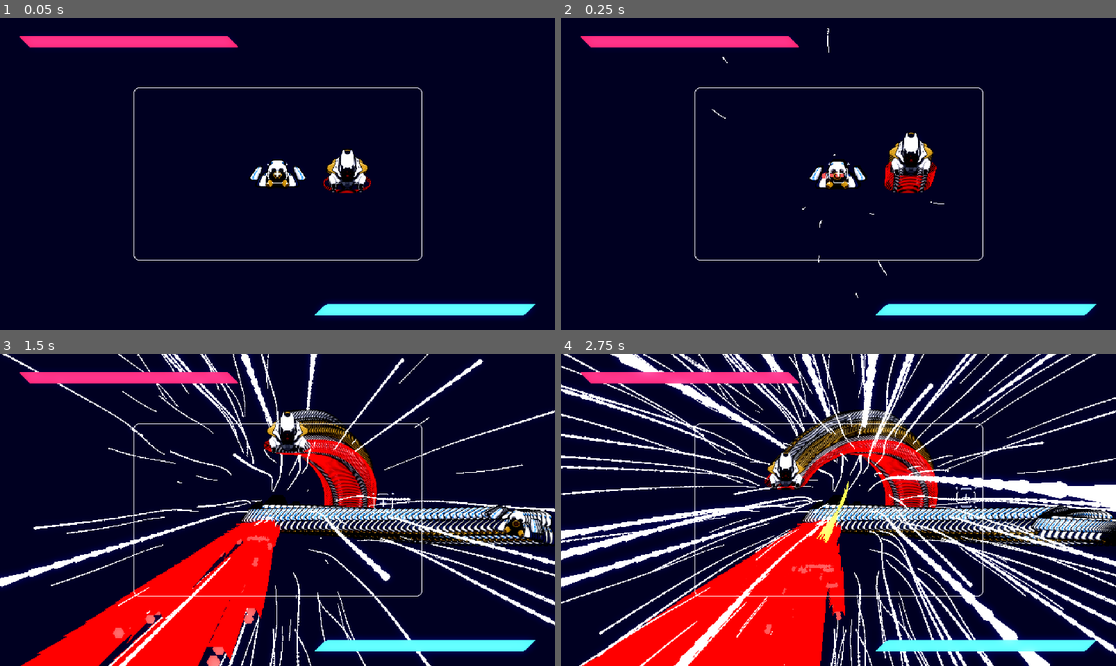
Above: before the commit, frames 1-4 (two rows, left to right).
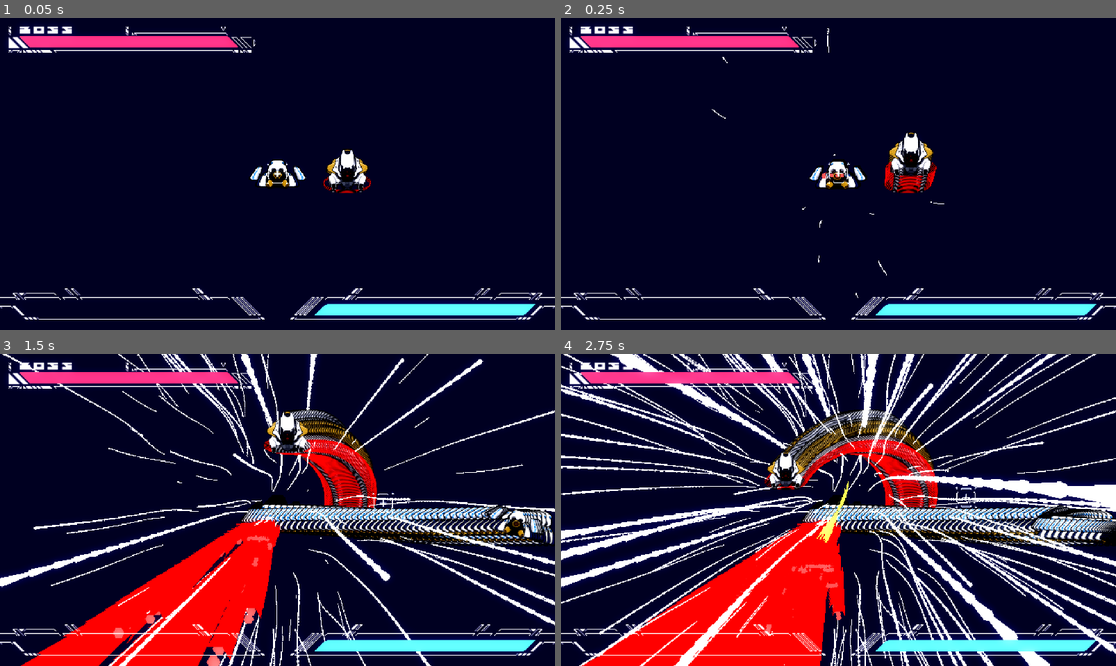
Above: after the commit, the same moments.

Repository: MotiTohu/bool-let
Game: Godot game, scene res://Test.tscn
Same seed, same stepped clock (60 frames per second), same inputs: the game is played once before the commit and once after it.
Inputs:
- Up to frame 1 (0.05 s): no input
- Up to frame 2 (0.25 s): no input
- Up to frame 3 (1.5 s): hold D (right) 0.53-1.28 s; tap F (change_shoot_mode) at 0.6 s; hold Shift (back) from 1.28 s (still down); tap Ctrl (front) at 1.35 s
- Up to frame 4 (2.75 s): release Shift (back) at 2.03 s; hold D (right) from 2.03 s (still down); hold Space (shoot) from 2.03 s (still down)

The runs differ from the first frame. In frame 1, 2.3% of the frame differs, in the area x 0-100%, y 2-97%; in frame 2, 2.3%; in frame 3, 2.2%; in frame 4, 2.0%.

Commit message:
apply ui

Diff:
--- a/shooting-3d/scenes/UI/UI.tscn
+++ b/shooting-3d/scenes/UI/UI.tscn
@@ -1,7 +1,8 @@
-[gd_scene load_steps=5 format=3 uid="uid://b3mbwm3jpoh6t"]
+[gd_scene load_steps=7 format=3 uid="uid://b3mbwm3jpoh6t"]
 
 [ext_resource type="Theme" uid="uid://ce6jlv373j142" path="res://themes/UI.tres" id="1_koony"]
 [ext_resource type="Script" path="res://scenes/UI/UI.gd" id="2_42fy7"]
+[ext_resource type="Texture2D" uid="uid://b7pushatr0211" path="res://assets/UI.png" id="3_vfvgf"]
 
 [sub_resource type="StyleBoxFlat" id="StyleBoxFlat_87lmb"]
 bg_color = Color(0.294118, 0, 0.207843, 0.713726)
@@ -14,6 +15,9 @@
 skew = Vector2(-1, 0)
 corner_radius_top_left = 10
 corner_radius_bottom_right = 10
+
+[sub_resource type="StyleBoxTexture" id="StyleBoxTexture_awlat"]
+texture = ExtResource("3_vfvgf")
 
 [node name="UI" type="Control"]
 layout_mode = 3
@@ -57,9 +61,6 @@
 anchors_preset = 15
 anchor_right = 1.0
 anchor_bottom = 1.0
-offset_left = 462.0
-offset_top = 240.0
-offset_right = -459.0
-offset_bottom = -240.0
 grow_horizontal = 2
 grow_vertical = 2
+theme_override_styles/panel = SubResource("StyleBoxTexture_awlat")
Not shown, added: shooting-3d/assets/UI.png.import
Not shown, changed: shooting-3d/export_presets.cfg
